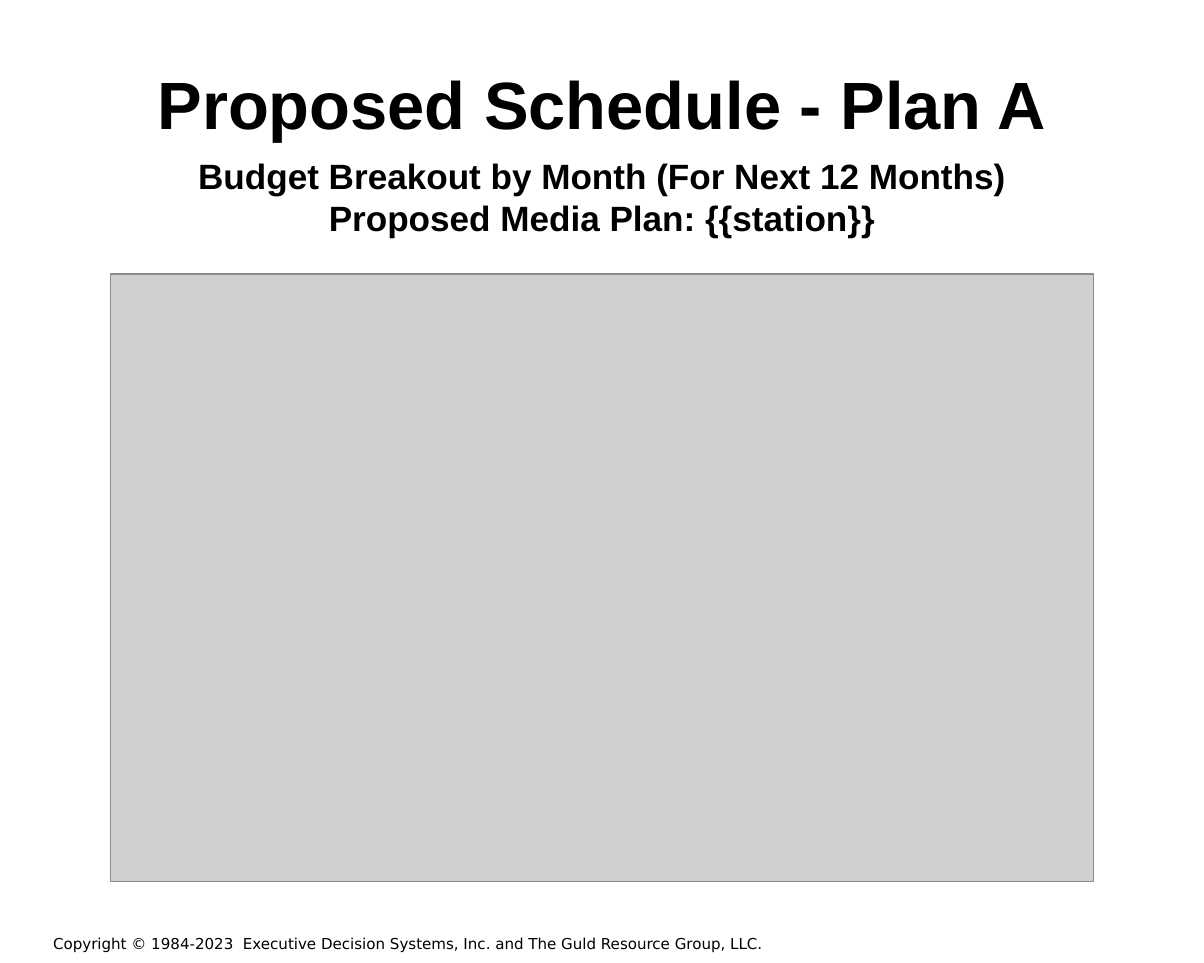
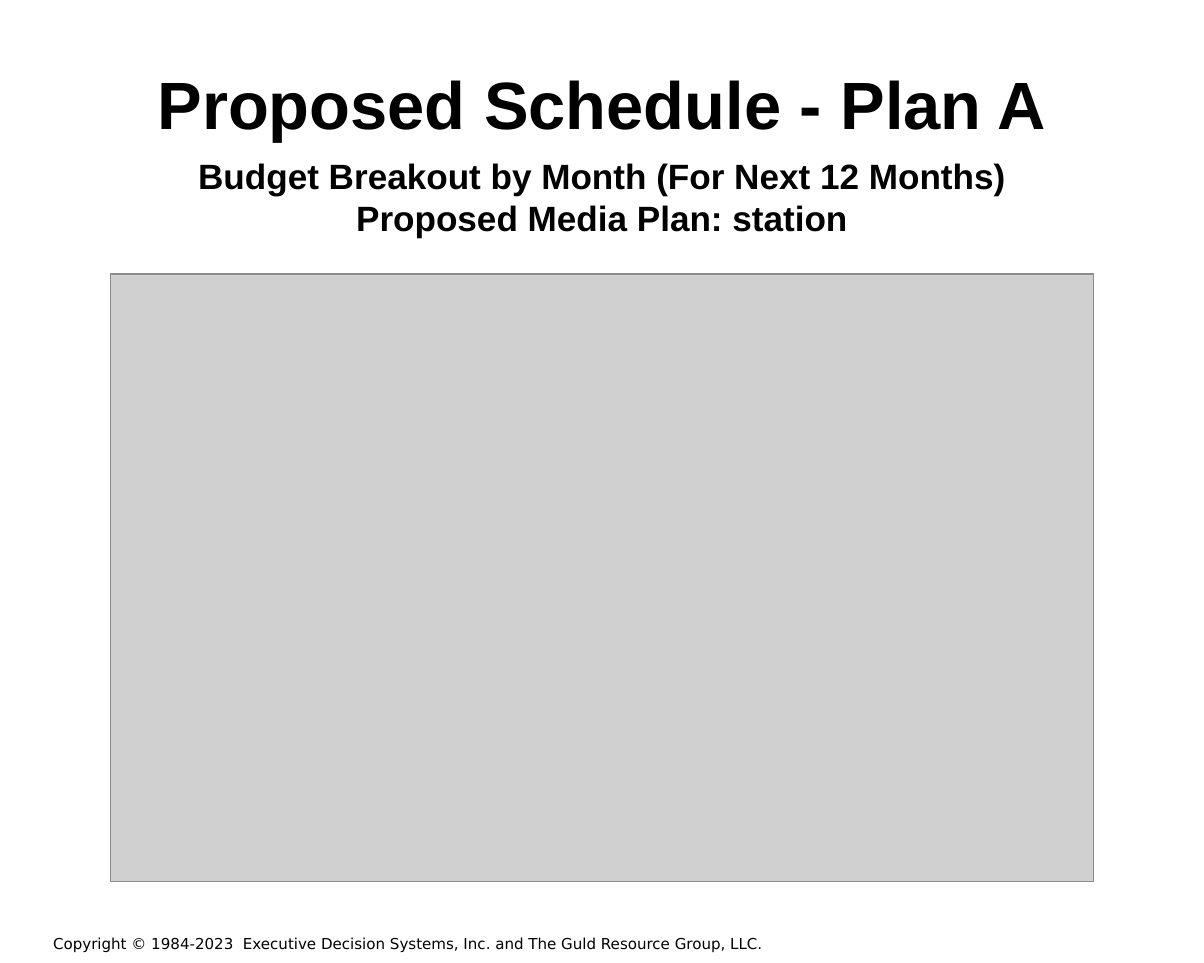
Before and after one commit to hintonandrew510/wizardfrontend, a slide deck: slide 21 of mavenprojectSCR/src/main/resources/powerpointtemplate/tv.pptx. Drawn at 1204x963 pixels with LibreOffice and Linux fonts; fonts in the diff are those of the drawing; grey boxes stand for pictures; background and template pictures are left out. Boxes give left, top, right and bottom in pixels: in the first picture for what was removed or moved away, otherwise in the second. Text is boxed around its words. In the diff, an @@ line names an element or a change of style, - is before the commit and + after.

```diff
--- a/mavenprojectSCR/src/main/resources/powerpointtemplate/tv.pptx
+++ b/mavenprojectSCR/src/main/resources/powerpointtemplate/tv.pptx
@@ title at box(356, 205, 847, 238): text changed @@
-Proposed Media Plan: {{station}}
+Proposed Media Plan: station
```
Also in this commit, not shown: 26 other slides changed, 4 other files.
